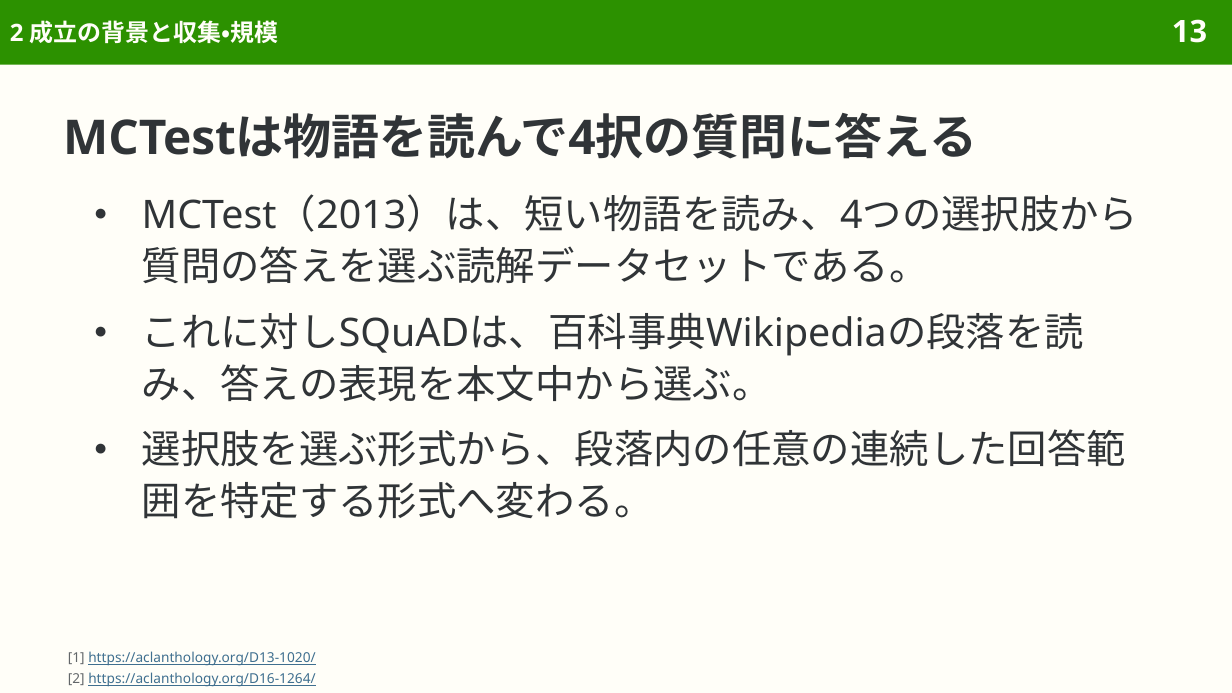
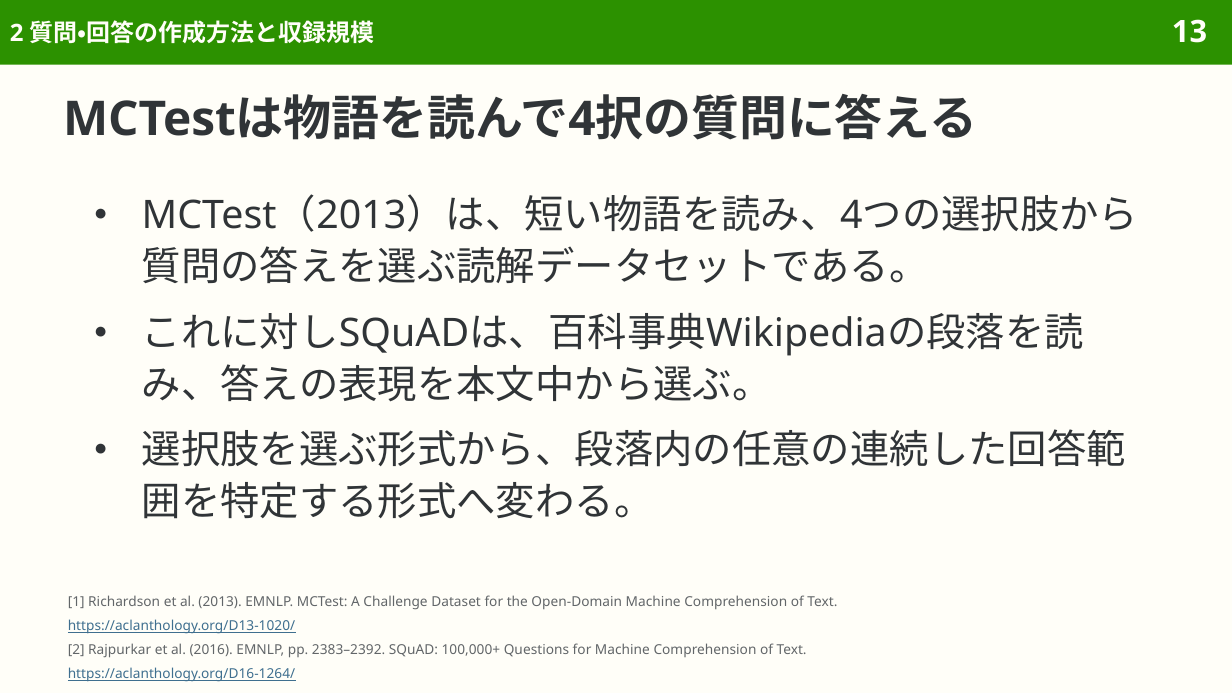
Before and after one commit to sasakiy84/datasets-in-10-minutes, a slide deck: slide 13 of slides/datasets-in-10-minutes-squad.pptx. Drawn at 1232x693 pixels with LibreOffice and Linux fonts; fonts in the diff are those of the drawing. Boxes give left, top, right and bottom in pixels: in the first picture for what was removed or moved away, otherwise in the second. Text is boxed around its words. In the diff, an @@ line names an element or a change of style, - is before the commit and + after.

Commit message:
Add FineWeb slides and refine dataset slide content and layout

```diff
--- a/slides/datasets-in-10-minutes-squad.pptx
+++ b/slides/datasets-in-10-minutes-squad.pptx
@@ title at bbox=[10, 20, 375, 43]: text changed @@
-2 成立の背景と収集・規模
+2 質問・回答の作成方法と収録規模
@@ title "MCTestは物語を読んで4択の質問に答える": place and size @@
-title "MCTestは物語を読んで4択の質問に答える" at bbox=[63, 113, 977, 159]
+title "MCTestは物語を読んで4択の質問に答える" at bbox=[63, 94, 977, 140]
@@ title "MCTestは物語を読んで4択の質問に答える" at bbox=[63, 94, 977, 140]: line spacing 1.1 to 1 @@
@@ text added at bbox=[68, 595, 837, 610], 8 pt, text #626669 @@
+[1] Richardson et al. (2013). EMNLP. MCTest: A Challenge Dataset for the Open-Domain Machine Comprehension of Text.
@@ text added at bbox=[68, 619, 295, 634], 8 pt, text #3F6F8F, underline @@
+https://aclanthology.org/D13-1020/
@@ text added at bbox=[68, 643, 807, 658], 8 pt, text #626669 @@
+[2] Rajpurkar et al. (2016). EMNLP, pp. 2383–2392. SQuAD: 100,000+ Questions for Machine Comprehension of Text.
@@ text at bbox=[68, 667, 295, 682]: text changed @@
-[1] https://aclanthology.org/D13-1020/
-[2] https://aclanthology.org/D16-1264/
+https://aclanthology.org/D16-1264/
```
Also in this commit, not shown: 108 other slides changed, 14 other files.
